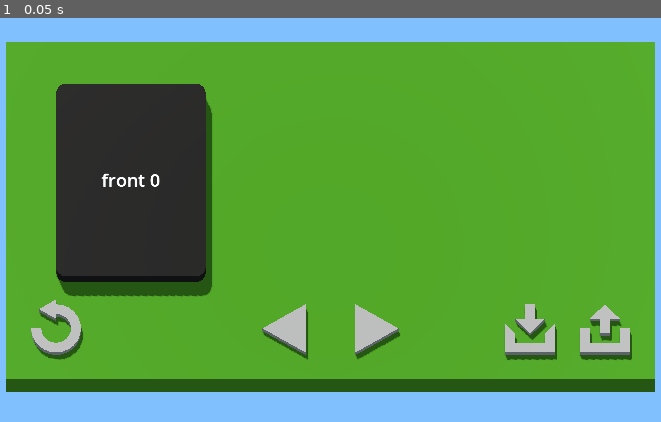
Above: before the commit, frame 1.
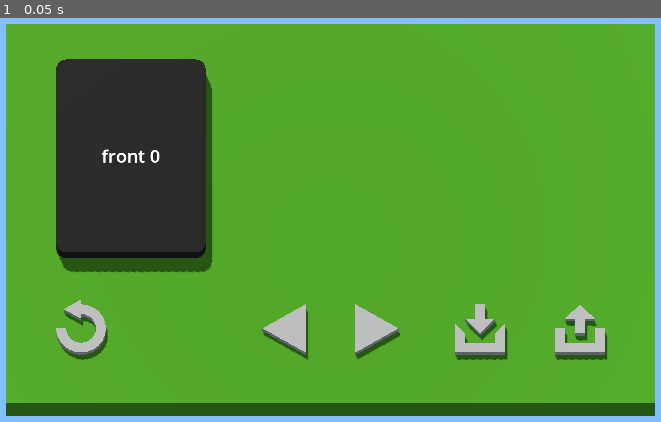
Above: after the commit, the same moment.

Repository: thompsop1sou/flash-card-app
Game: Godot game, scene res://table/table.tscn
Same seed, same stepped clock (60 frames per second), same inputs: the game is played once before the commit and once after it.
Inputs:
- Up to frame 1 (0.05 s): no input

The runs differ from the first frame. In frame 1, 21% of the frame differs, in the area x 0-100%, y 1-99%.

Commit message:
Adjust spacing

Diff:
--- a/flash-card-front-end/table/table.tscn
+++ b/flash-card-front-end/table/table.tscn
@@ -12,7 +12,7 @@
 
 [sub_resource type="BoxMesh" id="BoxMesh_y1v7i"]
 material = SubResource("StandardMaterial3D_ryhch")
-size = Vector3(13, 7, 1)
+size = Vector3(13, 8, 1)
 
 [sub_resource type="Environment" id="Environment_84wpw"]
 background_mode = 1
@@ -29,7 +29,7 @@
 mesh = SubResource("BoxMesh_y1v7i")
 
 [node name="Cards" type="Node3D" parent="."]
-transform = Transform3D(1, 0, 0, 0, 1, 0, 0, 0, 1, 0, 0.5, 0)
+transform = Transform3D(1, 0, 0, 0, 1, 0, 0, 0, 1, 0, 1, 0)
 
 [node name="DrawStack" type="Node3D" parent="Cards"]
 transform = Transform3D(1, 0, 0, 0, 1, 0, 0, 0, 1, -4, 0, 0)
@@ -52,13 +52,13 @@
 transform = Transform3D(1, 0, 0, 0, 1, 0, 0, 0, 1, 1, 0, 0)
 
 [node name="Download" parent="Buttons" instance=ExtResource("4_22jba")]
-transform = Transform3D(1, 0, 0, 0, 1, 0, 0, 0, 1, 4, 0, 0)
+transform = Transform3D(1, 0, 0, 0, 1, 0, 0, 0, 1, 3, 0, 0)
 
 [node name="Upload" parent="Buttons" instance=ExtResource("5_dccwv")]
-transform = Transform3D(1, 0, 0, 0, 1, 0, 0, 0, 1, 5.5, 0, 0)
+transform = Transform3D(1, 0, 0, 0, 1, 0, 0, 0, 1, 5, 0, 0)
 
 [node name="Reset" parent="Buttons" instance=ExtResource("6_7sqv4")]
-transform = Transform3D(1, 0, 0, 0, 1, 0, 0, 0, 1, -5.5, 0, 0)
+transform = Transform3D(1, 0, 0, 0, 1, 0, 0, 0, 1, -5, 0, 0)
 
 [node name="DirectionalLight3D" type="DirectionalLight3D" parent="."]
 transform = Transform3D(0.965926, 0.12941, -0.224144, 0, 0.866025, 0.5, 0.258819, -0.482963, 0.836516, 0, 4, 2)
